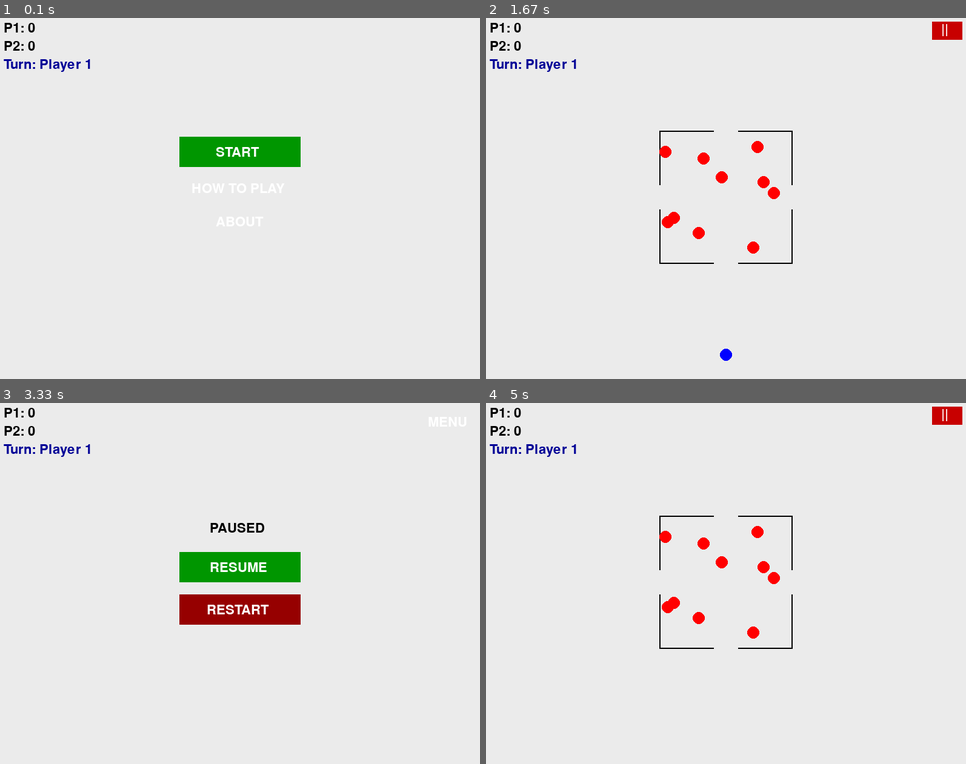
Above: before the commit, frames 1-4 (two rows, left to right).
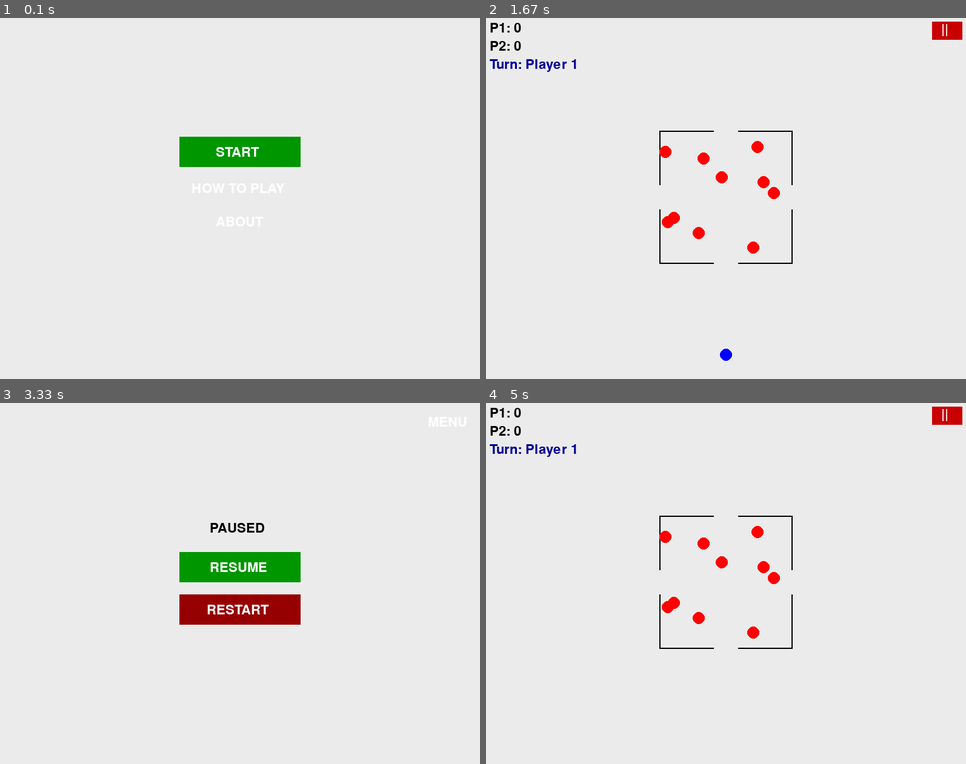
Above: after the commit, the same moments.

Repository: fotsingmatakouhuguette-gif/HUGUETTE-project
Game: pygame game, started from test 3.py
Two runs of this game, one before a commit and one after it. Both use one fixed random seed, a clock stepped at 60 frames per second and the inputs below.
Inputs (mouse positions are in pixels of both pictures, inside the frame that each line leads up to):
- Up to frame 1 (0.1 s): no input
- Up to frame 2 (1.67 s): press the mouse at (726, 151) at 0.37 s; move the mouse to (649, 216) at 0.47 s; release the mouse at (577, 281) at 0.6 s; click (798, 72) at 0.72 s; press the mouse at (946, 32) at 1.03 s; move the mouse to (788, 82) at 1.13 s; release the mouse at (625, 137) at 1.27 s; press the mouse at (726, 223) at 1.37 s; move the mouse to (721, 277) at 1.47 s; release the mouse at (716, 328) at 1.6 s
- Up to frame 3 (3.33 s): click (288, 659) at 1.72 s; press the mouse at (460, 417) at 2.03 s; move the mouse to (417, 565) at 2.13 s; release the mouse at (374, 713) at 2.27 s; press the mouse at (240, 565) at 2.87 s; move the mouse to (192, 590) at 2.97 s; release the mouse at (139, 612) at 3.1 s; press the mouse at (460, 417) at 3.2 s; move the mouse to (278, 500) at 3.3 s
- Up to frame 4 (5 s): release the mouse at (582, 587) at 3.43 s; click (687, 558) at 3.55 s; press the mouse at (946, 417) at 3.87 s; move the mouse to (850, 449) at 3.97 s; release the mouse at (754, 482) at 4.1 s; press the mouse at (726, 565) at 4.7 s; move the mouse to (807, 511) at 4.8 s; release the mouse at (889, 453) at 4.93 s

The runs differ from the first frame. In frame 1, 0.4% of the frame differs, in the area x 0-19%, y 1-15%; in frame 2, nothing differs; in frame 3, 0.4%; in frame 4, nothing differs.

Commit message:
Update test 3.py
placing scores in the playing game state

Diff:
--- a/test 3.py
+++ b/test 3.py
@@ -251,6 +251,9 @@
     elif game_state == PLAYING:
         pygame.draw.rect(screen, (0, 0, 0),
             (SQUARE_X, SQUARE_Y, SQUARE_SIZE, SQUARE_SIZE), 2)
+        screen.blit(font.render(f"P1: {scores[0]}", True, (0, 0, 0)), (10, 10))
+        screen.blit(font.render(f"P2: {scores[1]}", True, (0, 0, 0)), (10, 40))
+        screen.blit(font.render(f"Turn: Player {current_player + 1}", True, (0, 0, 150)), (10, 70))
 
         # ---- DRAW GAPS ----
         pygame.draw.rect(screen, (235,235,235),
@@ -294,8 +297,4 @@
         screen.blit(font.render("RESTART", True, (255, 255, 255)), (345, 335))
         screen.blit(font.render("MENU",True,(255,255,255)),(710,25))
 
-    screen.blit(font.render(f"P1: {scores[0]}", True, (0, 0, 0)), (10, 10))
-    screen.blit(font.render(f"P2: {scores[1]}", True, (0, 0, 0)), (10, 40))
-    screen.blit(font.render(f"Turn: Player {current_player + 1}", True, (0, 0, 150)), (10, 70))
-
     pygame.display.flip()
